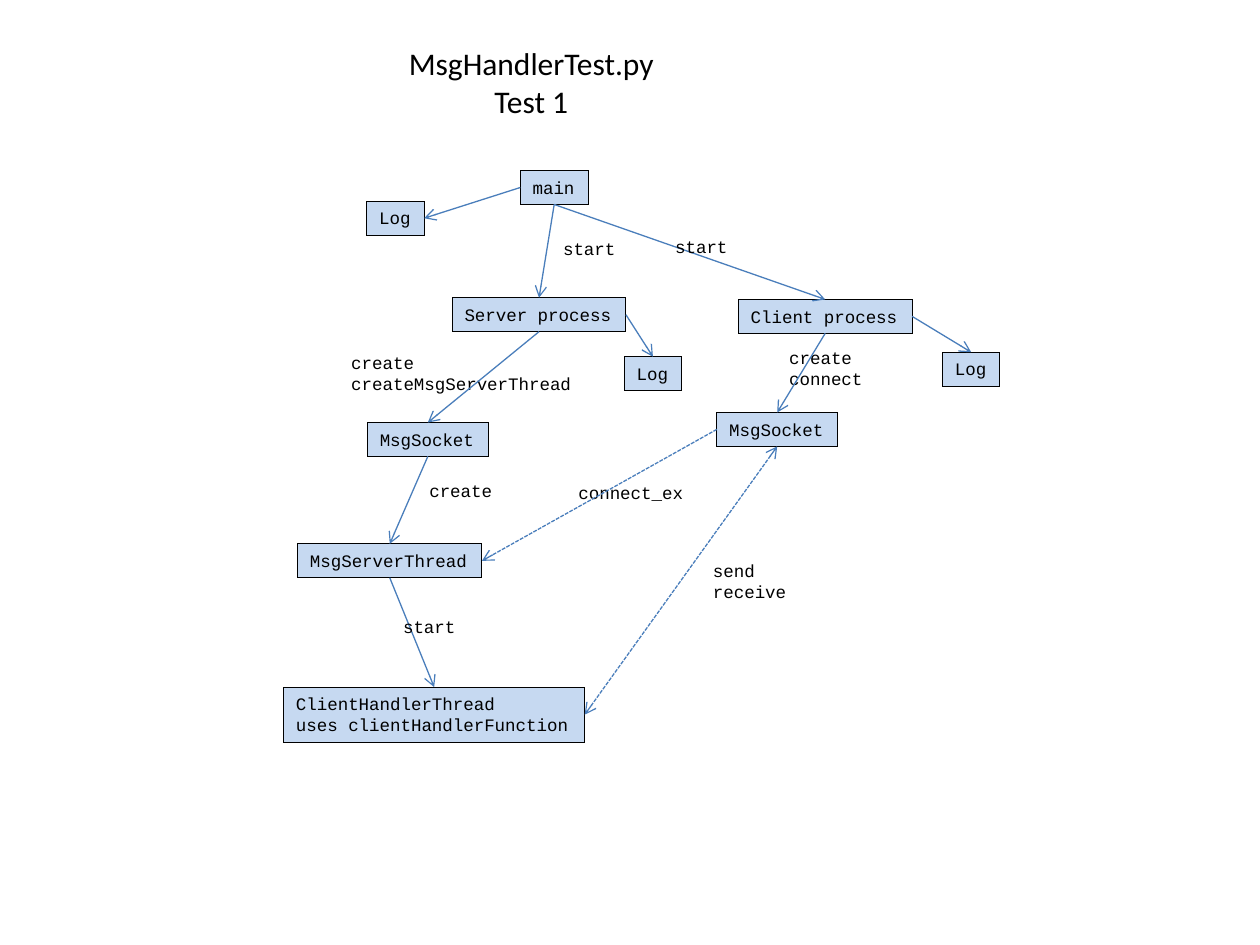
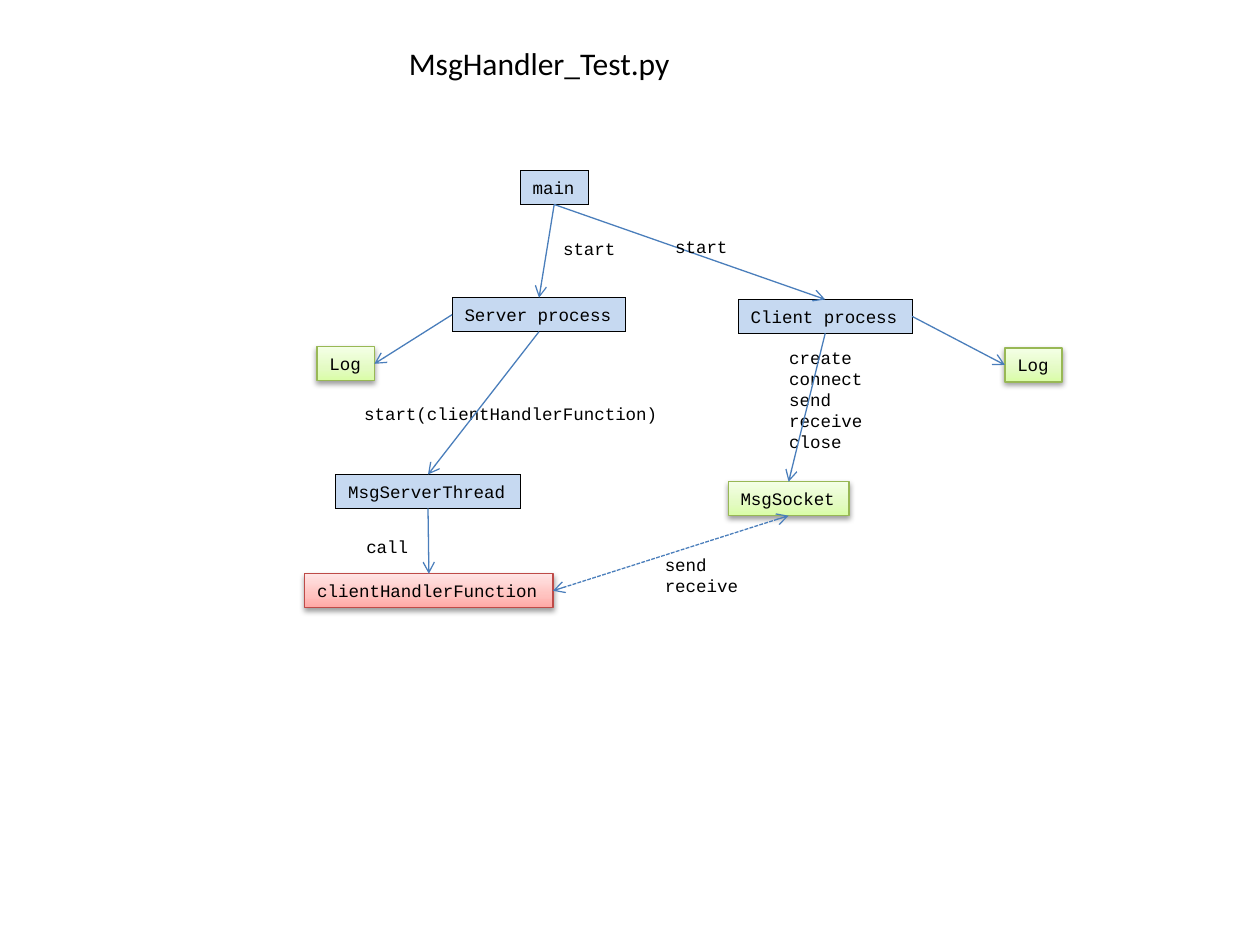
Before and after one commit to mlozborne/motin, a slide deck: slide 6 of Scripting/ScriptingDocumenation/DesignDiagrams.pptx (slide 5 before the commit). Drawn at 1260x945 pixels with LibreOffice and Linux fonts; fonts in the diff are those of the drawing. Boxes give left, top, right and bottom in pixels: in the first picture for what was removed or moved away, otherwise in the second. Text is boxed around its words. In the diff, an @@ line names an element or a change of style, - is before the commit and + after.

```diff
--- a/Scripting/ScriptingDocumenation/DesignDiagrams.pptx
+++ b/Scripting/ScriptingDocumenation/DesignDiagrams.pptx
@@ text at box(409, 53, 670, 81): text changed @@
-MsgHandlerTest.py
-Test 1
+MsgHandler_Test.py
@@ arrow moved from (520, 188) - (425, 218) to (452, 315) - (374, 364) @@
@@ arrow removed from (626, 315) to (653, 357) @@
@@ arrow moved from (912, 316) - (971, 353) to (912, 316) - (1005, 365) @@
@@ fill #C6D9F1 to gradient #DAFDA7 to #E4FCC2 to #F5FFE7; outline #000000 0.75 pt to #98B955 0.75 pt; shadow on in 3 elements at box(1005, 348, 1062, 382), box(728, 481, 849, 515), box(318, 346, 374, 381) @@
@@ rectangle "Log": place and size @@
-rectangle "Log" at box(367, 202, 423, 236)
+rectangle "Log" at box(318, 346, 374, 381)
@@ text removed at box(351, 357, 571, 396) @@
-create
-createMsgServerThread
@@ arrow moved from (539, 331) - (428, 422) to (539, 331) - (428, 475) @@
@@ rectangle removed at box(625, 357, 682, 391) @@
-Log
@@ arrow moved from (825, 334) - (777, 412) to (825, 334) - (789, 481) @@
@@ rectangle "Log": place and size @@
-rectangle "Log" at box(942, 353, 999, 387)
+rectangle "Log" at box(1005, 348, 1062, 382)
@@ text at box(364, 408, 657, 426): text changed @@
-start
+start(clientHandlerFunction)
@@ text at box(789, 394, 862, 454): paragraphs added @@
+send
+receive
+close
@@ rectangle removed at box(368, 422, 489, 456) @@
-MsgSocket
@@ arrow removed from (717, 430) to (483, 561) @@
@@ rectangle "MsgServerThread": place and size @@
-rectangle "MsgServerThread" at box(297, 544, 481, 578)
+rectangle "MsgServerThread" at box(335, 475, 519, 509)
@@ arrow moved from (428, 456) - (389, 544) to (428, 509) - (428, 573) @@
@@ text removed at box(429, 485, 492, 497) @@
-create
@@ text removed at box(578, 487, 683, 505) @@
-connect_ex
@@ rectangle "MsgSocket": place and size @@
-rectangle "MsgSocket" at box(717, 412, 838, 446)
+rectangle "MsgSocket" at box(728, 481, 849, 515)
@@ double arrow moved from (777, 446) - (585, 714) to (789, 515) - (553, 591) @@
@@ text added at box(366, 541, 408, 553), 10 pt, text #000000 @@
+call
@@ text "send": place and size @@
-text "send" at box(713, 564, 786, 598)
+text "send" at box(665, 559, 738, 592)
@@ rectangle "clientHandlerFunction": place and size @@
-rectangle "clientHandlerFunction" at box(284, 687, 585, 742)
+rectangle "clientHandlerFunction" at box(305, 573, 553, 607)
@@ rectangle "clientHandlerFunction" at box(305, 573, 553, 607): fill #C6D9F1 to gradient #FFA6A5 to #FFC0BF to #FFE7E7; outline #000000 0.75 pt to #BF4C48 0.75 pt; shadow on @@
@@ text in rectangle at box(317, 585, 537, 598): text changed @@
-ClientHandlerThread
-uses clientHandlerFunction
+clientHandlerFunction
@@ arrow removed from (389, 578) to (435, 687) @@
```
Also in this commit, not shown: 1 other slide changed, 1 slide added, 4 other files.
